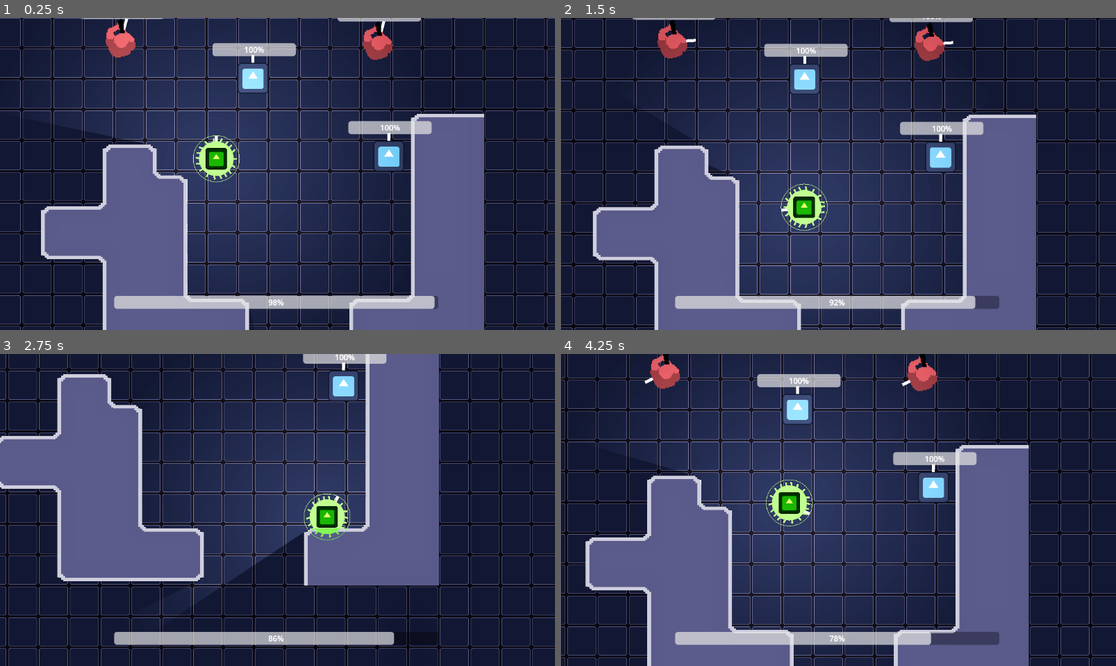
Above: before the commit, frames 1-4 (two rows, left to right).
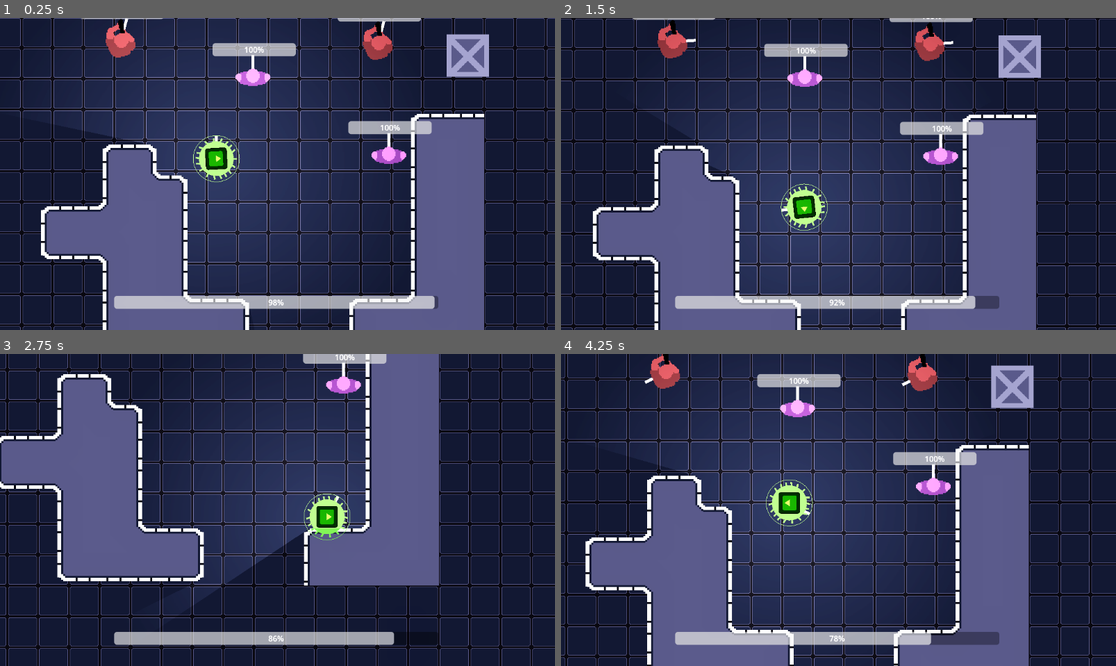
Above: after the commit, the same moments.

Repository: goldchees/wild-jam-83
Game: Godot game, scene res://test.tscn
The game is run twice, just before and just after one commit, with the same random seed, the same clock (stepped at 60 frames per second) and the same inputs. The engine's default icon, where the game draws it, is replaced by a stand-in: a white triangle on a blue panel in a dark square.
Inputs (mouse positions are in pixels of both pictures, inside the frame that each line leads up to):
- Up to frame 1 (0.25 s): no input
- Up to frame 2 (1.5 s): move the mouse to (794, 161) at 0.52 s; hold D (move_right) 0.53-1.28 s; tap Space (action_1) at 0.6 s; move the mouse to (727, 189) at 1.27 s; hold S (move_down) from 1.28 s (still down); tap Q (action_2) at 1.35 s
- Up to frame 3 (2.75 s): move the mouse to (333, 441) at 2.02 s; release S (move_down) at 2.03 s; hold D (move_right) from 2.03 s (still down); tap Space (action_1) at 2.1 s
- Up to frame 4 (4.25 s): move the mouse to (810, 572) at 2.77 s; release D (move_right) at 2.78 s; hold W (move_up) 2.78-3.53 s; tap Q (action_2) at 2.85 s; move the mouse to (1005, 556) at 3.52 s; hold A (move_left) from 3.53 s (still down); tap Space (action_1) at 3.6 s

The runs differ from the first frame. In frame 1, 5.1% of the frame differs, in the area x 7-89%, y 5-100%; in frame 2, 5.1%; in frame 3, 3.8%; in frame 4, 5.2%, in the area x 4-86%, y 3-100%.

Commit message:
more art

Diff:
--- /dev/null
+++ b/scenes/computer.tscn
@@ -0,0 +1,22 @@
+[gd_scene load_steps=4 format=3 uid="uid://bk7x1ngyshln"]
+
+[ext_resource type="Texture2D" uid="uid://c1lo5jd4exsjv" path="res://assets/gwj83-computer.png" id="1_om4aa"]
+
+[sub_resource type="OccluderPolygon2D" id="OccluderPolygon2D_om4aa"]
+polygon = PackedVector2Array(-72, -46, 70, -46, 70, 24, -72, 24)
+
+[sub_resource type="RectangleShape2D" id="RectangleShape2D_8pqrt"]
+size = Vector2(142, 70)
+
+[node name="Computer" type="StaticBody2D"]
+
+[node name="LightOccluder2D" type="LightOccluder2D" parent="."]
+occluder = SubResource("OccluderPolygon2D_om4aa")
+
+[node name="CollisionShape2D" type="CollisionShape2D" parent="."]
+position = Vector2(-1, -11)
+shape = SubResource("RectangleShape2D_8pqrt")
+
+[node name="Sprite2D" type="Sprite2D" parent="."]
+scale = Vector2(2, 2)
+texture = ExtResource("1_om4aa")
--- /dev/null
+++ b/scenes/crate.tscn
@@ -0,0 +1,23 @@
+[gd_scene load_steps=4 format=3 uid="uid://o34qfl4fpm0f"]
+
+[ext_resource type="Texture2D" uid="uid://1q2ppiuglgh5" path="res://assets/gwj83-crate.png" id="1_b66cd"]
+
+[sub_resource type="OccluderPolygon2D" id="OccluderPolygon2D_kn6iu"]
+polygon = PackedVector2Array(-23, -24, -23, 24, 25, 24, 25, -24)
+
+[sub_resource type="RectangleShape2D" id="RectangleShape2D_dwt0d"]
+size = Vector2(88, 87)
+
+[node name="Crate" type="StaticBody2D"]
+
+[node name="LightOccluder2D" type="LightOccluder2D" parent="."]
+scale = Vector2(2, 2)
+occluder = SubResource("OccluderPolygon2D_kn6iu")
+
+[node name="CollisionShape2D" type="CollisionShape2D" parent="."]
+position = Vector2(2, -0.5)
+shape = SubResource("RectangleShape2D_dwt0d")
+
+[node name="Sprite2D" type="Sprite2D" parent="."]
+scale = Vector2(2, 2)
+texture = ExtResource("1_b66cd")
--- a/scenes/enemy_guard.tscn
+++ b/scenes/enemy_guard.tscn
@@ -1,7 +1,7 @@
 [gd_scene load_steps=9 format=3 uid="uid://l434tuoh7hpu"]
 
 [ext_resource type="Script" uid="uid://5ydcryb0e0ot" path="res://scripts/enemy_guard.gd" id="1_u00h0"]
-[ext_resource type="Texture2D" uid="uid://8vo3mtle8e8u" path="res://assets/gwj83-guard.png" id="2_0kgvk"]
+[ext_resource type="Texture2D" uid="uid://cofjj412fvxei" path="res://assets/gwj83-guard-Sheet.png" id="2_0kgvk"]
 [ext_resource type="Script" uid="uid://2u04mrwnvumn" path="res://scripts/states/state_machine.gd" id="3_tuvvq"]
 [ext_resource type="Script" uid="uid://dntiteq6lwoqq" path="res://scripts/states/guard/guard_idle.gd" id="4_an4mu"]
 [ext_resource type="Script" uid="uid://c7vf5kjy3hww2" path="res://scripts/states/guard/guard_follow.gd" id="7_ug1xp"]
@@ -17,6 +17,7 @@
 [node name="Sprite2D" type="Sprite2D" parent="."]
 scale = Vector2(2, 2)
 texture = ExtResource("2_0kgvk")
+hframes = 2
 
 [node name="CollisionShape2D" type="CollisionShape2D" parent="."]
 scale = Vector2(0.5, 0.5)
--- a/scenes/entity.tscn
+++ b/scenes/entity.tscn
@@ -1,7 +1,7 @@
 [gd_scene load_steps=4 format=3 uid="uid://b5813cp1ww1g8"]
 
-[ext_resource type="Texture2D" uid="uid://8kskkqdaqsal" path="res://assets/icon.svg" id="1_7k104"]
 [ext_resource type="Script" uid="uid://dxdrsci7icqg7" path="res://scripts/actor.gd" id="1_m0cyi"]
+[ext_resource type="Texture2D" uid="uid://bqcmxo3m8xkfy" path="res://assets/gwj83-enemy-Sheet.png" id="2_gr72c"]
 
 [sub_resource type="CircleShape2D" id="CircleShape2D_4gyqm"]
 radius = 64.0
@@ -10,8 +10,9 @@
 script = ExtResource("1_m0cyi")
 
 [node name="Sprite2D" type="Sprite2D" parent="."]
-scale = Vector2(0.5, 0.5)
-texture = ExtResource("1_7k104")
+scale = Vector2(2, 2)
+texture = ExtResource("2_gr72c")
+hframes = 2
 
 [node name="CollisionShape2D" type="CollisionShape2D" parent="."]
 scale = Vector2(0.5, 0.5)
--- a/scripts/actor.gd
+++ b/scripts/actor.gd
@@ -10,6 +10,8 @@
 var is_possessed : bool = false
 
 var aim: Vector2 = Vector2.UP
+
+@onready var sprite_2d: Sprite2D = $Sprite2D
 
 func aim_at(vector: Vector2):
 	aim = global_position.direction_to(vector)
@@ -33,6 +35,7 @@
 
 func move(input_vector: Vector2):
 	velocity = input_vector * speed
+	sprite_2d.rotation = lerp_angle(sprite_2d.rotation, input_vector.angle() + PI / 2, 0.2)
 	move_and_slide()
 	pass
 
--- a/test.tscn
+++ b/test.tscn
@@ -7,6 +7,8 @@
 [ext_resource type="PackedScene" uid="uid://br4f1oqurh7vs" path="res://ui/menus.tscn" id="6_ehkex"]
 [ext_resource type="PackedScene" uid="uid://l434tuoh7hpu" path="res://scenes/enemy_guard.tscn" id="6_g14j6"]
 [ext_resource type="PackedScene" uid="uid://0ttdc2eydk86" path="res://scenes/player.tscn" id="6_vbegm"]
+[ext_resource type="PackedScene" uid="uid://bk7x1ngyshln" path="res://scenes/computer.tscn" id="8_ehkex"]
+[ext_resource type="PackedScene" uid="uid://o34qfl4fpm0f" path="res://scenes/crate.tscn" id="9_xersf"]
 
 [sub_resource type="TileSetAtlasSource" id="TileSetAtlasSource_vbegm"]
 texture = ExtResource("1_g14j6")
@@ -30,6 +32,16 @@
 4:8/0 = 0
 4:12/size_in_atlas = Vector2i(4, 4)
 4:12/0 = 0
+12:4/size_in_atlas = Vector2i(4, 4)
+12:4/0 = 0
+16:4/size_in_atlas = Vector2i(4, 4)
+16:4/0 = 0
+12:8/size_in_atlas = Vector2i(4, 4)
+12:8/0 = 0
+16:8/size_in_atlas = Vector2i(4, 4)
+16:8/0 = 0
+12:12/size_in_atlas = Vector2i(4, 4)
+12:12/0 = 0
 
 [sub_resource type="TileSet" id="TileSet_ehkex"]
 tile_size = Vector2i(64, 64)
@@ -51,6 +63,21 @@
 polygon = PackedVector2Array(-32, -23.0687, 32, -22.8946, 32, 32, -32, 32)
 
 [sub_resource type="OccluderPolygon2D" id="OccluderPolygon2D_77dp3"]
+polygon = PackedVector2Array(-32, -32, 32, -32, 32, 32, -32, 32)
+
+[sub_resource type="OccluderPolygon2D" id="OccluderPolygon2D_5tkv4"]
+polygon = PackedVector2Array(19.4125, -22.8946, 32, -22.8946, 32, 32, 8.61811, 32, 8.96632, -14.0153)
+
+[sub_resource type="OccluderPolygon2D" id="OccluderPolygon2D_0m0f1"]
+polygon = PackedVector2Array(32, -32, 32, 32, 8.61811, 32, 8.26991, -32)
+
+[sub_resource type="OccluderPolygon2D" id="OccluderPolygon2D_b0q6j"]
+polygon = PackedVector2Array(32, -32, 32, 32, -32, 32, -32, -22.7205, -1.65398, -22.8946, 8.26991, -32)
+
+[sub_resource type="OccluderPolygon2D" id="OccluderPolygon2D_mhym6"]
+polygon = PackedVector2Array(-32, -23.0687, 32, -22.8946, 32, 32, -32, 32)
+
+[sub_resource type="OccluderPolygon2D" id="OccluderPolygon2D_a3se8"]
 polygon = PackedVector2Array(-32, -32, 32, -32, 32, 32, -32, 32)
 
 [sub_resource type="TileSetAtlasSource" id="TileSetAtlasSource_ehkex"]
@@ -72,10 +99,25 @@
 1:2/0/physics_layer_0/polygon_0/points = PackedVector2Array(8.0295, 32, 8.53931, -32, 32, -32, 32, 32)
 2:2/0 = 0
 2:2/0/occlusion_layer_0/polygon_0/polygon = SubResource("OccluderPolygon2D_77dp3")
-2:2/0/physics_layer_0/polygon_0/points = PackedVector2Array(-31.3061, -32, 32, -32, 32, 32, -32, 32)
+2:2/0/physics_layer_0/polygon_0/points = PackedVector2Array(-32, -32, 32, -32, 32, 32, -32, 32)
 1:3/0 = 0
 1:3/0/occlusion_layer_0/polygon_0/polygon = SubResource("OccluderPolygon2D_xersf")
 1:3/0/physics_layer_0/polygon_0/points = PackedVector2Array(-32, 32, -32, -22.814, 0.892166, -23.8336, 8.2844, -32, 32, -32, 32, 32)
+3:1/0 = 0
+3:1/0/occlusion_layer_0/polygon_0/polygon = SubResource("OccluderPolygon2D_5tkv4")
+3:1/0/physics_layer_0/polygon_0/points = PackedVector2Array(8.0295, 32, 8.53931, -14.9119, 20.01, -22.0492, 32, -23.0689, 32, 32)
+4:1/0 = 0
+4:1/0/occlusion_layer_0/polygon_0/polygon = SubResource("OccluderPolygon2D_mhym6")
+4:1/0/physics_layer_0/polygon_0/points = PackedVector2Array(-32, -23.3238, 32, -22.3042, 32, 32, -32, 32)
+3:2/0 = 0
+3:2/0/occlusion_layer_0/polygon_0/polygon = SubResource("OccluderPolygon2D_0m0f1")
+3:2/0/physics_layer_0/polygon_0/points = PackedVector2Array(8.0295, 32, 8.53931, -32, 32, -32, 32, 32)
+4:2/0 = 0
+4:2/0/occlusion_layer_0/polygon_0/polygon = SubResource("OccluderPolygon2D_a3se8")
+4:2/0/physics_layer_0/polygon_0/points = PackedVector2Array(-32, -32, 32, -32, 32, 32, -32, 32)
+3:3/0 = 0
+3:3/0/occlusion_layer_0/polygon_0/polygon = SubResource("OccluderPolygon2D_b0q6j")
+3:3/0/physics_layer_0/polygon_0/points = PackedVector2Array(-32, 32, -32, -22.814, 0.892166, -23.8336, 8.2844, -32, 32, -32, 32, 32)
 
 [sub_resource type="TileSetAtlasSource" id="TileSetAtlasSource_ykrsh"]
 texture = ExtResource("5_ykrsh")
@@ -153,3 +195,9 @@
 environment = SubResource("Environment_vbegm")
 
 [node name="CanvasModulate" type="CanvasModulate" parent="."]
+
+[node name="Computer" parent="." instance=ExtResource("8_ehkex")]
+position = Vector2(739, 24)
+
+[node name="Crate" parent="." instance=ExtResource("9_xersf")]
+position = Vector2(1052, 144)
Binary file added: assets/gwj83-computer.png
Not shown, added: assets/gwj83-computer.png.import
Binary file added: assets/gwj83-crate.png
Not shown, changed: assets/gwj83-crate.png.import
Binary file added: assets/gwj83-enemy-Sheet.png
Not shown, added: assets/gwj83-enemy-Sheet.png.import
Binary file added: assets/gwj83-guard-Sheet.png
Not shown, added: assets/gwj83-guard-Sheet.png.import
Binary file removed: assets/gwj83-guard.png
Binary file changed: assets/gwj83-tiles.png
Not shown: 1 places in test.tscn that only renumber resources
